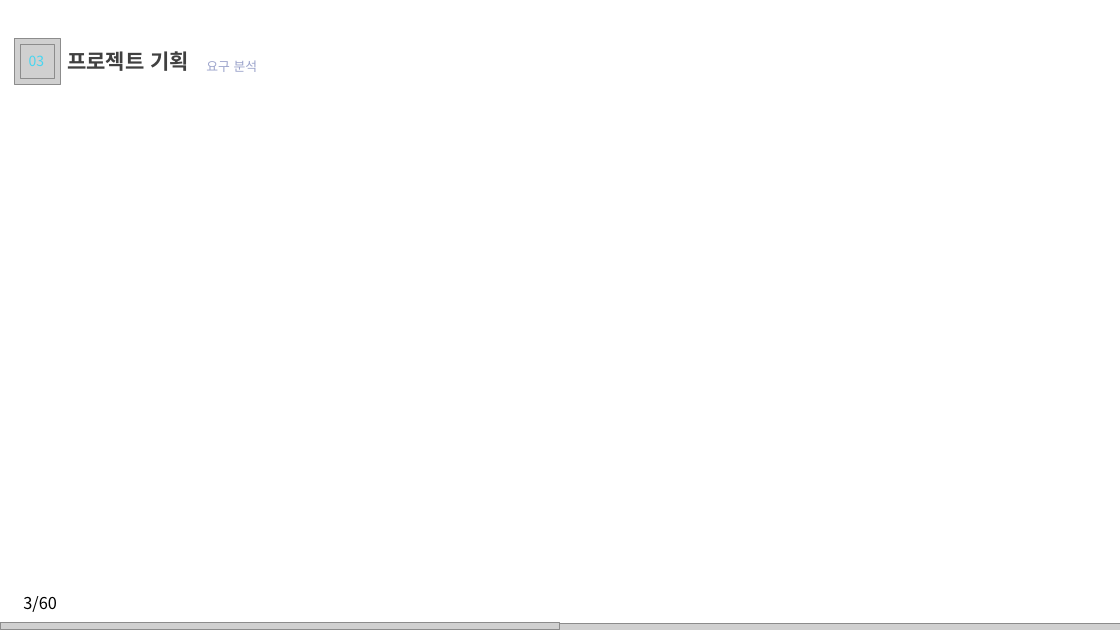
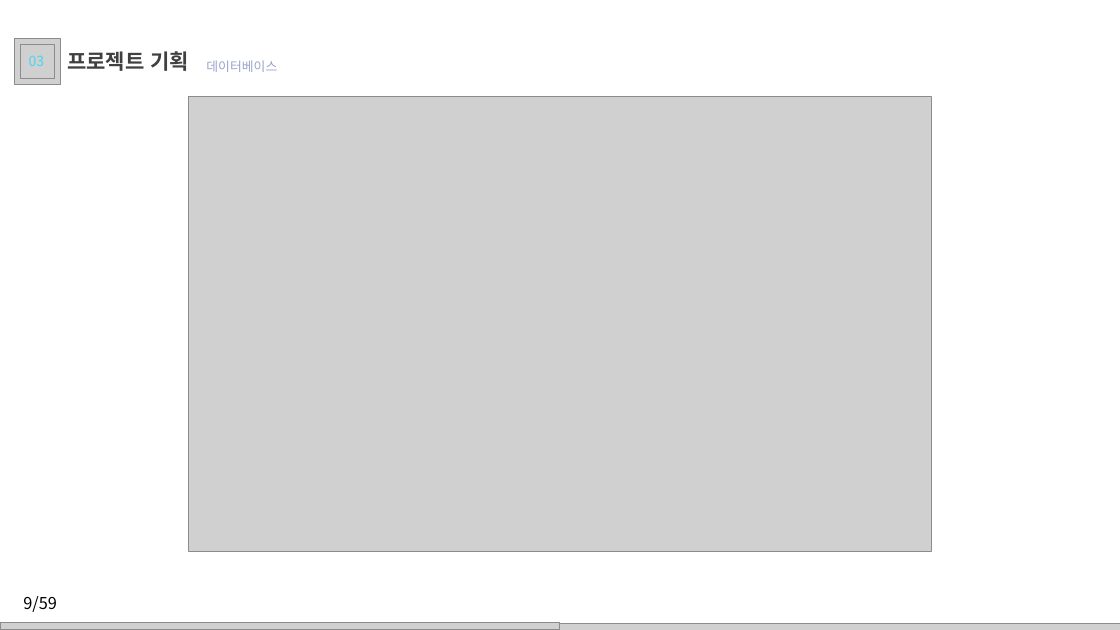
Before and after one commit to juhyeonjong2/EzenCompany, a slide deck: slide 9 of Documents/8. 발표/2. 최종발표/이젠컴퍼니.pptx (slide 6 before the commit). Drawn at 1120x630 pixels with LibreOffice and Linux fonts; fonts in the diff are those of the drawing; grey boxes stand for pictures; background and template pictures are left out. Boxes give left, top, right and bottom in pixels: in the first picture for what was removed or moved away, otherwise in the second. Text is boxed around its words. In the diff, an @@ line names an element or a change of style, - is before the commit and + after.

```diff
--- a/Documents/8. 발표/2. 최종발표/이젠컴퍼니.pptx
+++ b/Documents/8. 발표/2. 최종발표/이젠컴퍼니.pptx
@@ text at <box>206,60,277,72</box>: text changed @@
-요구 분석
+데이터베이스
@@ picture added at <box>189,97,932,552</box> @@
@@ text at <box>23,596,57,612</box>: text changed @@
-3/60
+9/59
```
Also in this commit, not shown: 9 other slides changed, 48 slides added.
